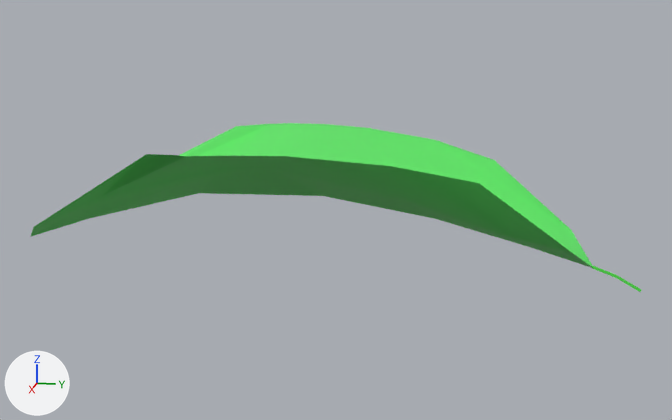
Renders of the FBX model Paon-Client/Assets/Models/leaf vol.2.fbx from each side of a commit.
One viewpoint serves both versions: a 50 mm lens placed at (7.15, 1.62, 1.63), pointed at (-0.17, 0.16, -0.2). Arrows for +X, +Y and +Z are at lower left; the lights stay in place. Where no turn or scale is listed for an object, it has been applied to the vertices. Vertices at the same position are counted once.

The older version as bpy lines, for what is in view:
```python
me_cube_003 = bpy.data.meshes.new('Cube.003')
me_cube_003.from_pydata(...)  # 12 vertices, 10 faces; spans x -0.01..0.01, y -0.097..0.281, z -0.146..0.044
me_cube_003.materials.append(mat_material_009)  # green #57e74e
me_plane_040 = bpy.data.meshes.new('Plane.040')
me_plane_040.from_pydata(...)  # 35 vertices, 24 faces; spans x -1.47..1.14, y -2.52..2.22, z -0.53..0.47
me_plane_040.materials.append(mat_material_008)  # green #5ee765
ob_cube = bpy.data.objects.new('Cube', me_cube_003)
ob_cube.location = (0.0, 2.303, -0.55)
ob_plane = bpy.data.objects.new('Plane', me_plane_040)
ob_plane.location = (0.0, 0.0, 0.0)
```
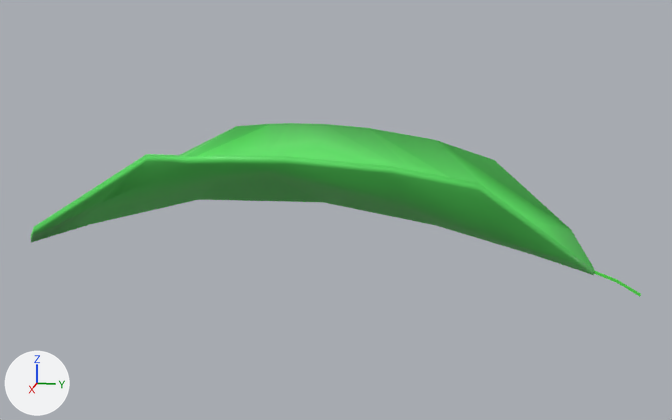
Scene script edits in JSON lines:
```json
{"block": "me_plane_040", "where": "# used by ob_plane; location = (0.0, 0.0, 0.0)"}
{"op": "remove", "block": "me_plane_040", "code": "me_plane_040.from_pydata(...)  # 35 vertices, 24 faces; spans x -1.47..1.14, y -2.52..2.22, z -0.53..0.47"}
{"op": "add", "block": "me_plane_040", "code": "me_plane_040.from_pydata(...)  # 70 vertices, 68 faces; spans x -1.47..1.14, y -2.52..2.22, z -0.58..0.47"}
{"block": "me_plane_040", "change": "me_plane_040 part 1"}
{"block": "me_plane_040", "change": "17 vertices are added at x -1.42..0.97, y -1.99..1.75, z -0.46..0.35"}
{"block": "me_plane_040", "change": "12 new vertices lie (0.0, 0.0, -0.05) away from vertices in x -1.47..1.14, y -2.52..2.22, z -0.53..0.47"}
{"block": "me_plane_040", "change": "6 new vertices lie (0.0, 0.0, -0.06) away from vertices in x -1.32..1.02, y -2.21..2.06, z -0.36..0.44"}
{"block": "me_plane_040", "change": "44 new faces join them"}
{"op": "set", "path": "ob_cube.location", "old": "(0.0, 2.303, -0.55)", "new": "(0.0, 2.303, -0.584)"}
```

Where the change shows, as pixel boxes (x1, y1, x2, y2) in the pictures (672 x 420 px):
```json
{"object": "Plane", "change": "reshaped", "before": [31, 123, 593, 268], "after": [31, 123, 594, 275]}
{"object": "Cube", "change": "moved", "before": [592, 266, 641, 292], "after": [594, 270, 641, 296]}
{"part": 1, "of": "me_plane_040", "change": "added", "after": [31, 154, 594, 275], "on screen": "green"}
```
